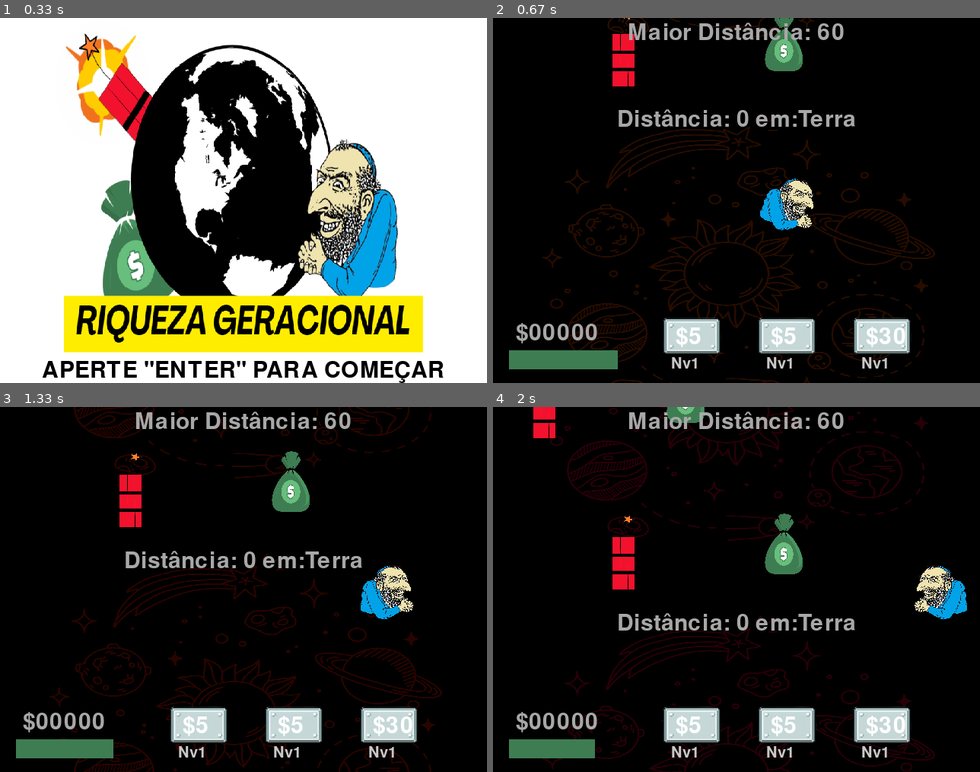
Above: before the commit, frames 1-4 (two rows, left to right).
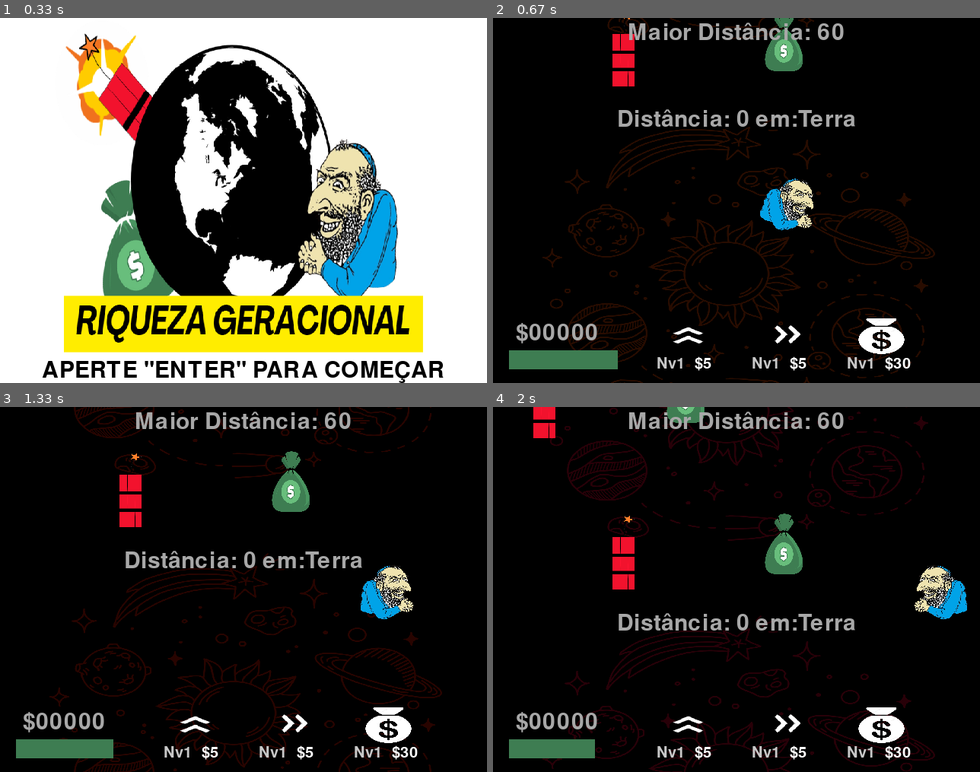
Above: after the commit, the same moments.

Repository: insper-classroom/projeto-pygame-jogo-thais-e-gustavo-valente
Game: pygame game, started from assets/src/jogo.py
Same seed, same stepped clock (60 frames per second), same inputs: the game is played once before the commit and once after it.
Inputs (mouse positions are in pixels of both pictures, inside the frame that each line leads up to):
- Up to frame 1 (0.33 s): no input
- Up to frame 2 (0.67 s): tap Enter at 0.33 s
- Up to frame 3 (1.33 s): click (292, 669) at 0.72 s; click (301, 622) at 1.05 s
- Up to frame 4 (2 s): click (619, 516) at 1.38 s; click (736, 633) at 1.72 s

Frame 1 is identical in both runs. In frame 2, 3.8% of the frame differs, in the area x 33-86%, y 82-97%; in frame 3, 3.8%; in frame 4, 3.8%.

Commit message:
imagens para cada botao

Diff:
--- a/assets/src/jogo.py
+++ b/assets/src/jogo.py
@@ -40,6 +40,16 @@
     botoes[1].preco = 5
     botoes[2].preco = 30
 
+    botaopulo = pygame.transform.scale(pygame.image.load('assets/img/setapulo.png'), (80, 50))
+    botaovel = pygame.transform.scale(pygame.image.load('assets/img/setavel.png'), (80, 50))
+    botaodin = pygame.transform.scale(pygame.image.load('assets/img/iconecifrao-removebg-preview.png'), (80, 50))
+
+    imagens_botoes = [
+        botaopulo,
+        botaovel,
+        botaodin
+    ]
+
     for i in range(12):
         dinheiros.append(Dinheiro())
 
@@ -87,9 +97,6 @@
         teclas = pygame.key.get_pressed()
 
         for event in pygame.event.get():
-            # if event.type == pygame.KEYDOWN and event.key == pygame.K_RETURN:
-            #     clicou = True
-
             if event.type == pygame.MOUSEBUTTONDOWN and event.button == 1:
                 clicou = True
 
@@ -201,12 +208,14 @@
 
         maior = pegamaiorelemento(recordearq)
 
+        i = 0
         for botao in botoes:
-            window.blit(botao.botaoforma, (220 + (botoes.index(botao)*125), 393))
-            mostrapreco = fonte_pequena.render('$' + str(botao.preco), True, (255, 255, 255))
-            window.blit(mostrapreco, (240 + (botoes.index(botao)*125), 405))
+            window.blit(imagens_botoes[i], (220 + (botoes.index(botao)*125), 393))
             nivelbotao = fonte_menor.render('Nv' + str(botao.nivel), True, (200, 200, 200))
-            window.blit(nivelbotao, (234 + (botoes.index(botao)*125), 445))
+            window.blit(nivelbotao, (215 + (botoes.index(botao)*125), 445))
+            mostrapreco = fonte_menor.render('$' + str(botao.preco), True, (255, 255, 255))
+            window.blit(mostrapreco, (265 + (botoes.index(botao)*125), 445))
+            i += 1
 
         maiorrecorde = fonte_pequena.render('Maior Distância: ' + str(maior), True, (168, 168, 168))
         window.blit(maiorrecorde, (window.get_width() / 2 - maiorrecorde.get_width() / 2 , 5))
Binary file added: assets/img/iconecifrao-removebg-preview.png
Binary file added: assets/img/setapulo.png
Binary file added: assets/img/setas copy.png
Binary file added: assets/img/setas.png
Binary file added: assets/img/setavel.png
